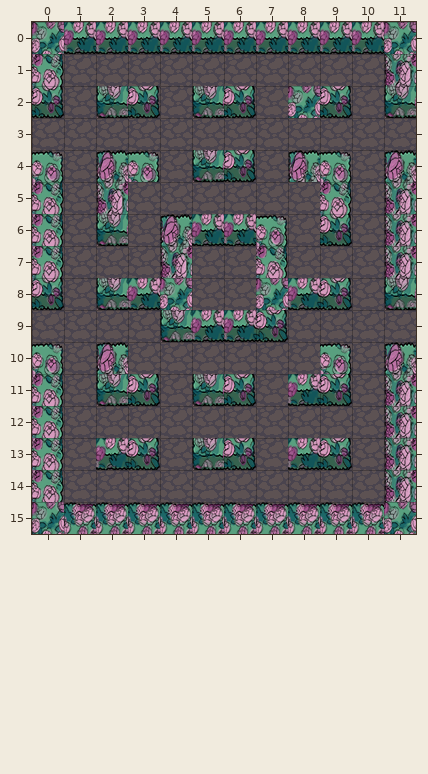
One commit to this Tiled map: art/stage.tmx. That is the earlier state.
Cells are 32x32 px. Shown: x 0..11, y 0..15.
After the commit:
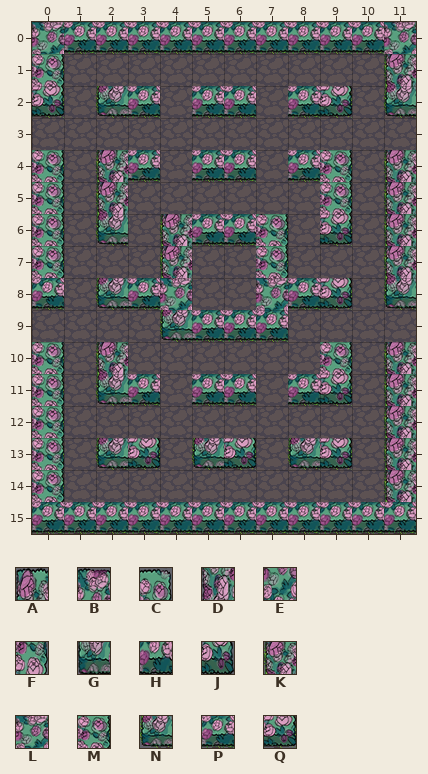
Key: from "roses": A 0, B 1, C 2, D 3, E 4, F 5, G 6, H 7, J 8; from "tileTest": K 297, L 298, M 299, N 329, P 330, Q 331.
_ is an empty cell, . an unchanged one.
Change:
--- layer "WallLayer"
@@ x 0..11 @@
- 0 EHHHHHHHHHHE
- 1 F..........D
- 2 J.GJ.GJ.EJ.G
+ 0 LPPPPPPPPPPL
+ 1 M..........K
+ 2 Q.NP.PP.PQ.N
@@ x 0..11 @@
- 4 C.AC.GJ.AC.A
- 5 F.D......F.D
- 6 F.G.AHHC.J.D
- 7 F...D..F...D
- 8 J.GHE..EHJ.G
- 9 ....GHHJ....
-10 C.A......C.A
-11 F.GJ.GJ.HJ.D
-12 F..........D
-13 F.HJ.GJ.HJ.D
-14 F..........D
-15 EBBBBBBBBBBE
+ 4 M.KP.PP.PM.K
+ 5 M.K......M.K
+ 6 M.N.KPPM.Q.K
+ 7 M...K..M...K
+ 8 P.NPL..LPQ.N
+ 9 ....NPPP....
+10 M.K......M.K
+11 M.NP.PP.PQ.K
+12 M..........K
+13 M.NQ.NQ.NQ.K
+14 M..........K
+15 PPPPPPPPPPPP
